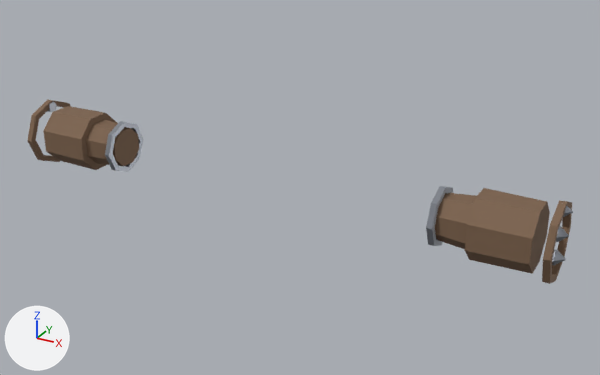
A saved change to the glTF model client/public/models/items/studdedcestus.glb.
Rendered twice from a camera (50 mm lens) standing at (2.14, -5.39, 1.71) and looking at (0.17, -1.8, -0.08). The axes (+X, +Y, +Z) are drawn at lower left. The lights are the same throughout. The first picture is the older version. Vertices at exactly the same position are counted once.

The first picture shows 'Fist1L', 'Fist1R', 'Fist2L', 'Fist2R', 'LowerArmL', 'LowerArmR'.
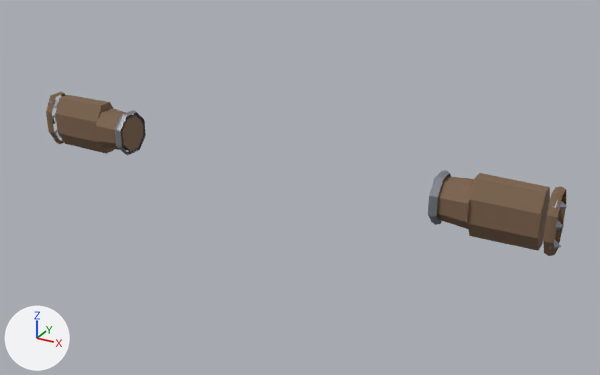
Commit message: M70.368: the fist weapons were built for a boxing glove

Edits to the bpy script that builds the scene:
```text
Change me_fist1l_001:
    remove me_fist1l_001.from_pydata(...)  # 16 vertices, 28 faces; spans x 1.16..1.46, y -2.022..-1.698, z -0.202..0.122
    add me_fist1l_001.from_pydata(...)  # 16 vertices, 28 faces; spans x 1.13..1.46, y -1.908..-1.732, z -0.114..0.19
    me_fist1l_001 part 1: the whole mesh is scaled about its middle by (1.1, 0.545, 0.939), then moved by (-0.015, 0.04, 0.078)
Change me_fist1r_001:
    remove me_fist1r_001.from_pydata(...)  # 16 vertices, 28 faces; spans x -1.46..-1.16, y -2.022..-1.698, z -0.202..0.122
    add me_fist1r_001.from_pydata(...)  # 16 vertices, 28 faces; spans x -1.46..-1.13, y -1.908..-1.732, z -0.114..0.19
    me_fist1r_001 part 2: the whole mesh is scaled about its middle by (1.1, 0.545, 0.939), then moved by (0.015, 0.04, 0.078)
Change me_fist2l_001:
    remove me_fist2l_001.from_pydata(...)  # 65 vertices, 118 faces; spans x 1.52..1.59, y -2.062..-1.658, z -0.242..0.162
    add me_fist2l_001.from_pydata(...)  # 57 vertices, 86 faces; spans x 1.486..1.56, y -1.913..-1.727, z -0.122..0.198
    me_fist2l_001 part 3: the loose piece of 11 vertices spanning x 1.52..1.59, y -1.9..-1.827, z -0.158..-0.082 is scaled about its middle by 0.857, then moved by (-0.025, 0.001, 0.06)
    me_fist2l_001 part 4: the loose piece of 11 vertices spanning x 1.52..1.59, y -1.9..-1.827, z -0.038..0.038 is scaled about its middle by 0.857, then moved by (-0.025, 0.001, 0.04)
    me_fist2l_001 part 5: the loose piece of 11 vertices spanning x 1.52..1.59, y -1.9..-1.827, z 0.082..0.158 is scaled about its middle by 0.857, then moved by (-0.025, 0.001, 0.02)
    me_fist2l_001 part 6: a new loose piece of 24 vertices spanning x 1.486..1.534, y -1.913..-1.727, z -0.122..0.198, in mat_darkbrown
    me_fist2l_001 part 7: 32 vertices removed from x 1.523..1.557, y -2.062..-1.658, z -0.242..0.162
Change me_fist2r_001:
    remove me_fist2r_001.from_pydata(...)  # 65 vertices, 118 faces; spans x -1.59..-1.52, y -2.062..-1.658, z -0.242..0.162
    add me_fist2r_001.from_pydata(...)  # 57 vertices, 86 faces; spans x -1.56..-1.486, y -1.913..-1.727, z -0.122..0.198
    me_fist2r_001 part 8: the loose piece of 11 vertices spanning x -1.59..-1.52, y -1.893..-1.82, z 0.082..0.158 is scaled about its middle by 0.857, then moved by (0.025, -0.001, 0.02)
    me_fist2r_001 part 9: a new loose piece of 24 vertices spanning x -1.534..-1.486, y -1.913..-1.727, z -0.122..0.198, in mat_darkbrown
    me_fist2r_001 part 10: 32 vertices removed from x -1.557..-1.523, y -2.062..-1.658, z -0.242..0.162
    other edits to the shape of me_fist2r_001 do not show in these pictures
Change me_lowerarml_001:
    remove me_lowerarml_001.from_pydata(...)  # 48 vertices, 92 faces; spans x 0.96..1.16, y -2.016..-1.704, z -0.196..0.116
    add me_lowerarml_001.from_pydata(...)  # 40 vertices, 60 faces; spans x 0.938..1.13, y -1.936..-1.704, z -0.088..0.164
    me_lowerarml_001 part 11: a new loose piece, an 8-sided cut cone along x (radius 0.098 by 0.106 at the low end, 0.114 by 0.124 at the high end) spanning x 0.94..1.13, y -1.925..-1.715, z -0.077..0.153, in mat_darkbrown
    me_lowerarml_001 part 12: a new loose piece of 24 vertices spanning x 0.938..0.982, y -1.936..-1.704, z -0.088..0.164, in mat_darksteel
    me_lowerarml_001 part 13: 48 vertices removed from x 0.96..1.16, y -2.016..-1.704, z -0.196..0.116
Change me_lowerarmr_001:
    remove me_lowerarmr_001.from_pydata(...)  # 48 vertices, 92 faces; spans x -1.16..-0.96, y -2.016..-1.704, z -0.196..0.116
    add me_lowerarmr_001.from_pydata(...)  # 40 vertices, 60 faces; spans x -1.13..-0.938, y -1.936..-1.704, z -0.088..0.164
    me_lowerarmr_001 part 14: a new loose piece, an 8-sided cut cone along x (radius 0.114 by 0.124 at the low end, 0.098 by 0.106 at the high end) spanning x -1.13..-0.94, y -1.925..-1.715, z -0.077..0.153, in mat_darkbrown
    me_lowerarmr_001 part 15: a new loose piece of 24 vertices spanning x -0.982..-0.938, y -1.936..-1.704, z -0.088..0.164, in mat_darksteel
    me_lowerarmr_001 part 16: 48 vertices removed from x -1.16..-0.96, y -2.016..-1.704, z -0.196..0.116
```

Changed parts and their boxes (x1, y1, x2, y2) in the pictures (600 x 375 px; the box of a moved part takes in the faces that stretch with it):
'Fist1L', moved, rescaled (9% shorter): before (465, 188, 550, 274); after (468, 173, 550, 251)
'Fist1R', moved, rescaled (21% narrower, 8% shorter): before (43, 106, 118, 170); after (55, 95, 114, 154)
'LowerArmL', reshaped (8% narrower, 6% shorter): before (426, 186, 476, 249); after (428, 170, 474, 229)
'LowerArmR', reshaped (10% narrower, 11% shorter): before (86, 119, 143, 172); after (95, 108, 146, 155)
'Fist2L', reshaped (22% narrower, 17% shorter): before (542, 201, 573, 284); after (543, 187, 567, 256)
'Fist2R', reshaped: before (27, 100, 70, 162); after (46, 92, 66, 144)
part 3 of me_fist2l_001, moved or reshaped: before (552, 250, 566, 265); after (550, 239, 561, 250)
part 4 of me_fist2l_001, moved or reshaped: before (556, 226, 569, 242); after (556, 219, 564, 231)
part 5 of me_fist2l_001, moved or reshaped: before (557, 203, 573, 217); after (552, 200, 567, 211)
part 6 of me_fist2l_001, added (brown): after (543, 187, 566, 256)
part 7 of me_fist2l_001, deleted (brown): before (542, 201, 572, 284)
part 8 of me_fist2r_001, moved or reshaped: before (47, 101, 57, 112); after (49, 99, 58, 109)
part 9 of me_fist2r_001, added: after (46, 92, 66, 144)
part 10 of me_fist2r_001, deleted (brown): before (27, 100, 70, 162)
part 11 of me_lowerarml_001, added (brown): after (437, 176, 474, 229)
part 12 of me_lowerarml_001, added: after (428, 170, 451, 225)
part 13 of me_lowerarml_001, deleted (brown): before (426, 186, 476, 249)
part 14 of me_lowerarmr_001, added (brown): after (95, 108, 143, 151)
part 15 of me_lowerarmr_001, added: after (115, 110, 146, 155)
part 16 of me_lowerarmr_001, deleted: before (86, 119, 143, 172)
